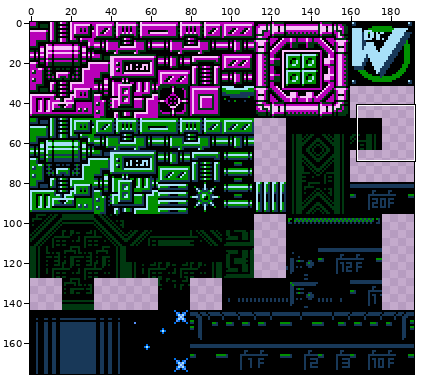
Edited in one commit: sprite sheet (background/images/tstMM10Wily3F3.png). The picture above shows the old version from afar; the outline marks the close-up.
Close-up. Before the edit:
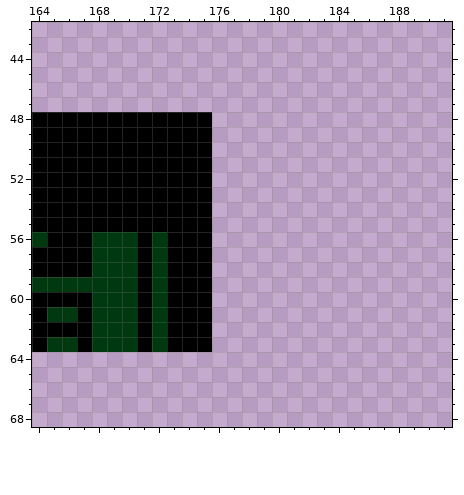
The file is 192x176 pixels. Shown: x 164..191, y 42..68.
After:
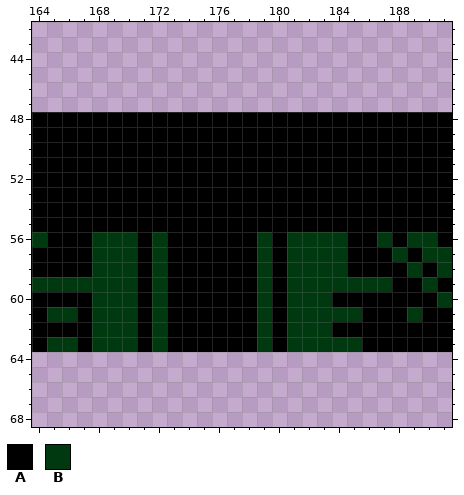
Palette (. is transparent): A #000000  B #003810
What changed:
@@ x 174..191 @@
 47 ..................
-48 AA................
-49 AA................
-50 AA................
-51 AA................
-52 AA................
-53 AA................
-54 AA................
-55 AA................
-56 AA................
-57 AA................
-58 AA................
-59 AA................
-60 AA................
-61 AA................
-62 AA................
-63 AA................
+48 AAAAAAAAAAAAAAAAAA
+49 AAAAAAAAAAAAAAAAAA
+50 AAAAAAAAAAAAAAAAAA
+51 AAAAAAAAAAAAAAAAAA
+52 AAAAAAAAAAAAAAAAAA
+53 AAAAAAAAAAAAAAAAAA
+54 AAAAAAAAAAAAAAAAAA
+55 AAAAAAAAAAAAAAAAAA
+56 AAAAABABBBBAABABBA
+57 AAAAABABBBBAAABABB
+58 AAAAABABBBBAAAABAB
+59 AAAAABABBBBBBBAABA
+60 AAAAABABBBAAAAAAAB
+61 AAAAABABBBBBAAABAA
+62 AAAAABABBBAAAAAAAA
+63 AAAAABABBBBBAAAAAA
 64 ..................
